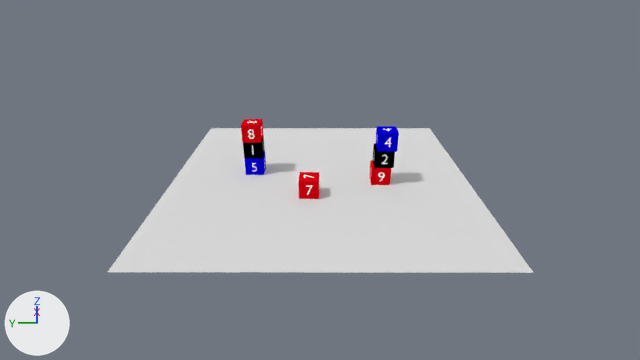
Two versions of the Blender file blender_project/blocks_world.blend, one commit apart.
The view is the same before and after, from the file's camera 'Camera'. The lights are fixed; the arrows at lower left show +X, +Y and +Z.
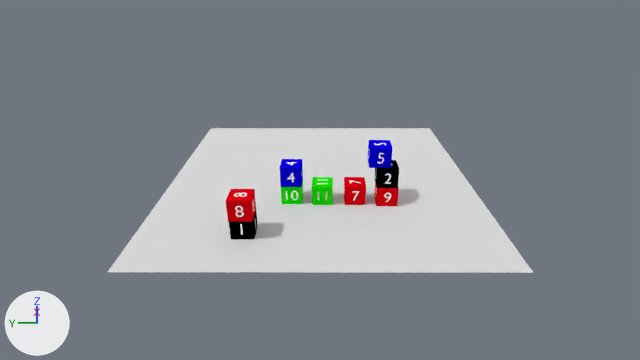
The change, as JSON lines over the scene's bpy script:
```json
{"op": "add", "block": "mat_material_027", "code": ["mat_material_027 = diffuse_material('Material.027')", "mat_material_027.base_color = (0.00688, 0.736, 0.0)  # green #14df00"]}
{"op": "add", "block": "mat_material_028", "code": ["mat_material_028 = diffuse_material('Material.028')", "mat_material_028.base_color = (1.0, 1.0, 1.0)  # white #ffffff"]}
{"op": "add", "block": "mat_material_026", "code": ["mat_material_026 = diffuse_material('Material.026')", "mat_material_026.base_color = (1.0, 1.0, 1.0)  # white #ffffff"]}
{"op": "add", "block": "mat_material_025", "code": ["mat_material_025 = diffuse_material('Material.025')", "mat_material_025.base_color = (0.00688, 0.736, 0.0)  # green #14df00"]}
{"op": "add", "block": "me_cube_001", "code": ["me_cube_001 = bpy.data.meshes.new('Cube.001')", "me_cube_001.from_pydata(...)  # 120 vertices, 118 faces; spans x -1.0..1.01, y -1.0..1.0, z -1.0..1.0", "# faces by material slot: [6, 112]", "me_cube_001.materials.append(mat_material_027)  # green #14df00", "me_cube_001.materials.append(mat_material_028)  # white #ffffff"]}
{"op": "add", "block": "me_cube", "code": ["me_cube = bpy.data.meshes.new('Cube')", "me_cube.from_pydata(...)  # 1308 vertices, 1882 faces; spans x -1.0..1.0, y -1.01..1.0, z -1.01..1.0", "# faces by material slot: [6, 1876]", "me_cube.materials.append(mat_material_025)  # green #14df00", "me_cube.materials.append(mat_material_026)  # white #ffffff"]}
{"op": "set", "path": "ob_cube.location", "old": "(0.86, 3.72, 1.49)", "new": "(-5.45, 3.31, 0.5)"}
{"op": "set", "path": "ob_cube_001.location", "old": "(-0.43, -3.37, 1.5)", "new": "(-2.66, -3.2, 1.5)"}
{"op": "set", "path": "ob_cube_002.location", "old": "(-0.55, -3.44, 2.5)", "new": "(-2.56, 1.39, 1.51)"}
{"op": "set", "path": "ob_cube_003.location", "old": "(0.78, 3.69, 0.49)", "new": "(-2.52, -2.82, 2.5)"}
{"op": "set", "path": "ob_cube_004.location", "old": "(-1.96, 0.56, 0.51)", "new": "(-2.57, -1.7, 0.53)"}
{"op": "set", "path": "ob_cube_005.location", "old": "(0.75, 3.71, 2.46)", "new": "(-5.56, 3.3, 1.47)"}
{"op": "set", "path": "ob_cube_006.location", "old": "(-0.46, -3.25, 0.51)", "new": "(-2.69, -3.25, 0.51)"}
{"op": "add", "block": "ob_cube_11", "code": ["ob_cube_11 = bpy.data.objects.new('Cube 11', me_cube_001)", "ob_cube_11.location = (-2.57, -0.1, 0.52)", "ob_cube_11.rotation_euler = (-3.142, 0.0127, 3.122)  # degrees (-180, 0.7, 179)", "ob_cube_11.scale = (0.5, 0.5, 0.5)"]}
{"op": "add", "block": "ob_cube_10", "code": ["ob_cube_10 = bpy.data.objects.new('Cube 10', me_cube)", "ob_cube_10.location = (-2.48, 1.39, 0.49)", "ob_cube_10.rotation_euler = (-3.142, 0.0127, 3.122)  # degrees (-180, 0.7, 179)", "ob_cube_10.scale = (0.5, 0.5, 0.5)"]}
```

What differs and where, as boxes [x1, y1, x2, y2] in the pictures (640 x 360 px):
```json
{"object": "Cube.005", "change": "moved", "before": [241, 119, 264, 143], "after": [226, 189, 256, 222]}
{"object": "Cube.002", "change": "moved", "before": [375, 126, 399, 152], "after": [280, 159, 303, 187]}
{"object": "Cube.004", "change": "moved", "before": [299, 172, 319, 199], "after": [344, 177, 366, 205]}
{"object": "Cube.003", "change": "moved", "before": [245, 152, 266, 175], "after": [368, 140, 393, 168]}
{"object": "Cube.001", "change": "moved", "before": [373, 143, 395, 168], "after": [375, 160, 399, 188]}
{"object": "Cube", "change": "moved", "before": [243, 136, 265, 158], "after": [229, 211, 258, 239]}
{"object": "Cube.006", "change": "moved", "before": [370, 160, 391, 185], "after": [374, 183, 399, 206]}
{"object": "Cube 11", "change": "added", "after": [312, 177, 333, 205], "on screen": "green"}
{"object": "Cube 10", "change": "added", "after": [281, 179, 303, 204]}
```
